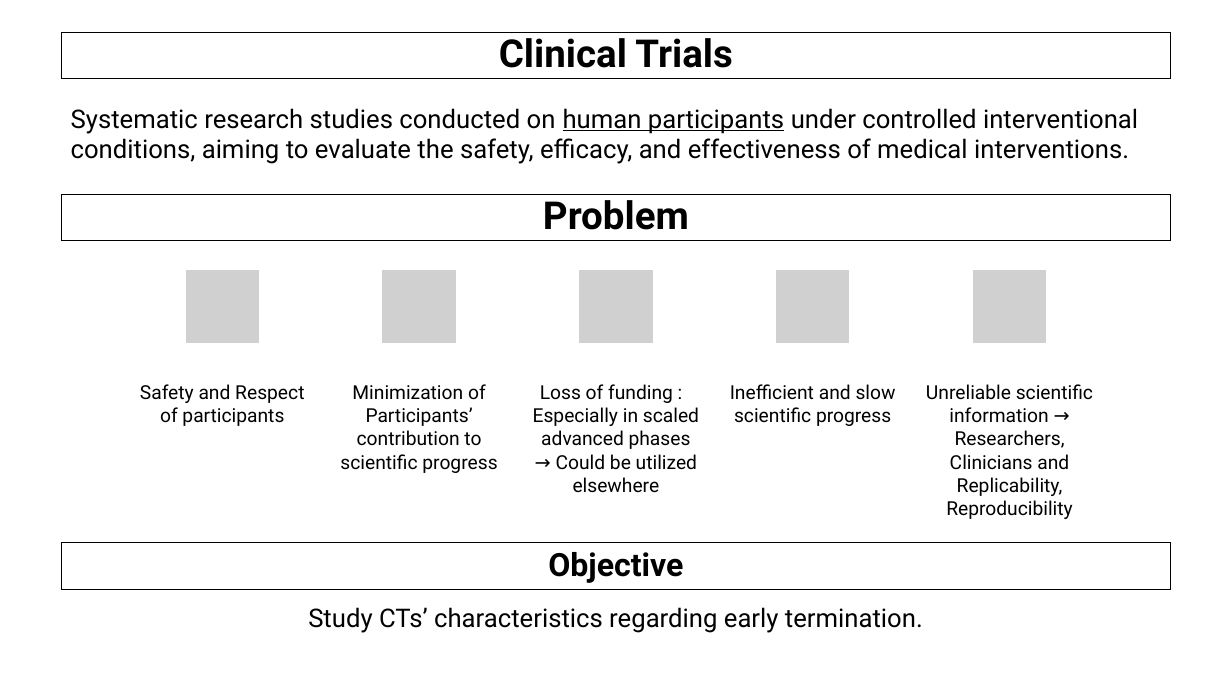
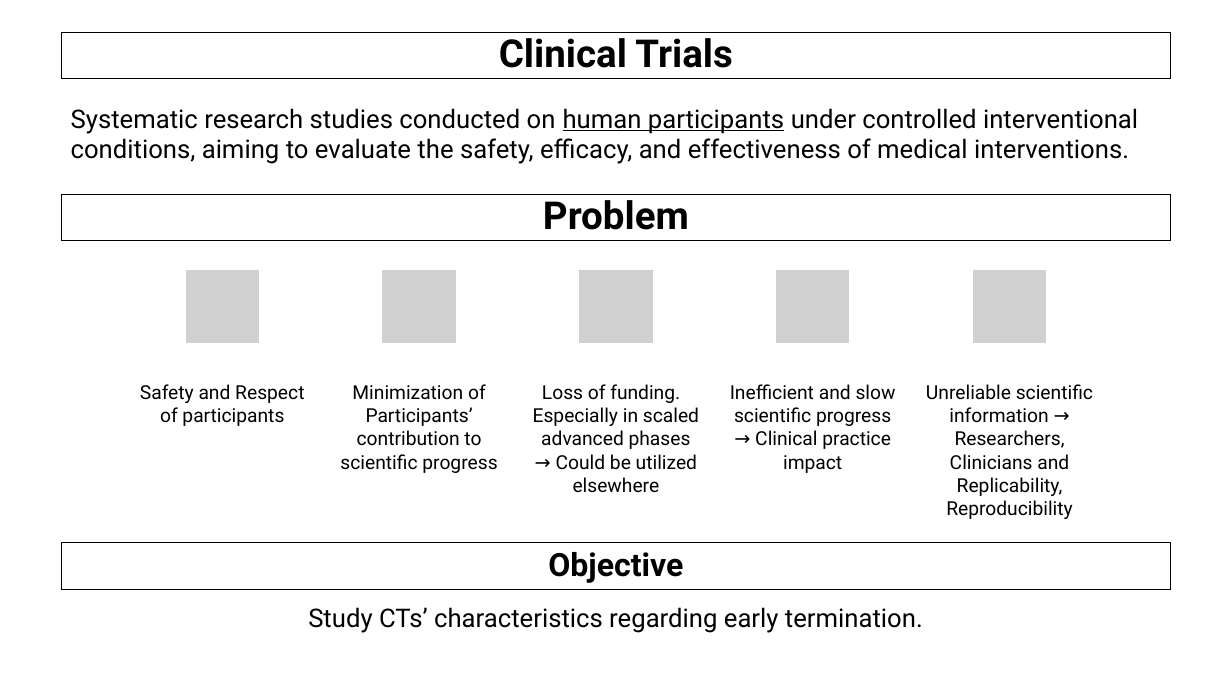
Before and after one commit to AndreouEugenia/Thesis, a slide deck: slide 4 of Thesis_Presentation.pptx. Drawn at 1232x693 pixels with LibreOffice and Linux fonts; fonts in the diff are those of the drawing; grey boxes stand for pictures; background and template pictures are left out. Boxes give left, top, right and bottom in pixels: in the first picture for what was removed or moved away, otherwise in the second. Text is boxed around its words. In the diff, an @@ line names an element or a change of style, - is before the commit and + after.

```diff
--- a/Thesis_Presentation.pptx
+++ b/Thesis_Presentation.pptx
@@ text at (x1=533, y1=384, x2=699, y2=493): text changed @@
-Loss of funding :
-Especially in scaled advanced phases → Could be utilized elsewhere
+Loss of funding.
+Especially in scaled advanced phases → Could be utilized elsewhere
@@ text at (x1=730, y1=384, x2=896, y2=473): text changed @@
-Inefficient and slow scientific progress
+Inefficient and slow scientific progress → Clinical practice impact
```
Also in this commit, not shown: 11 other slides changed, 8 other files.
